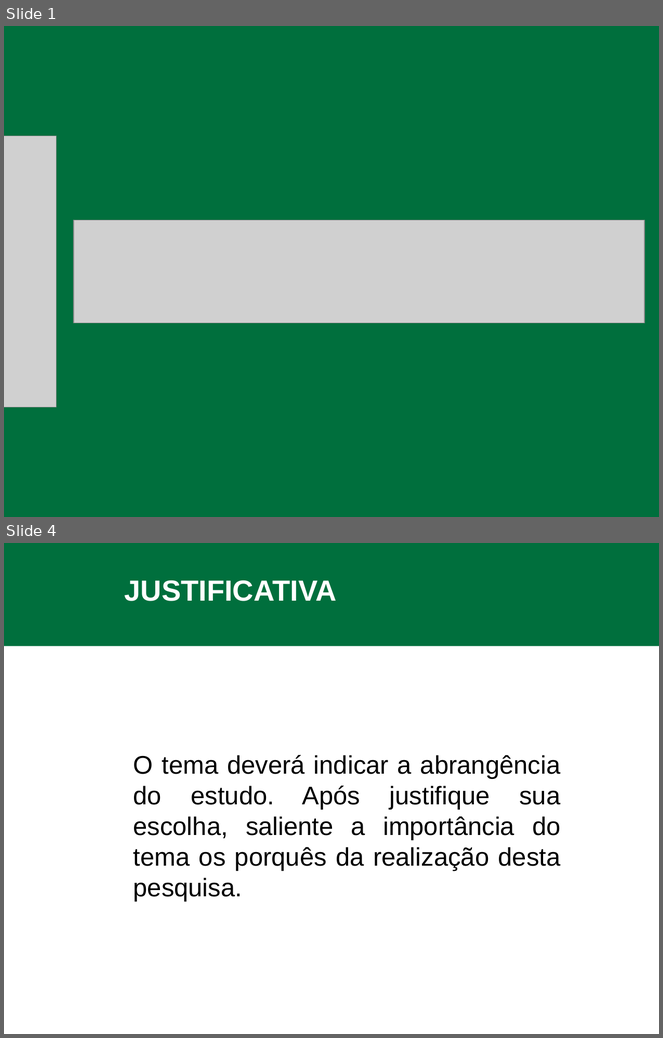
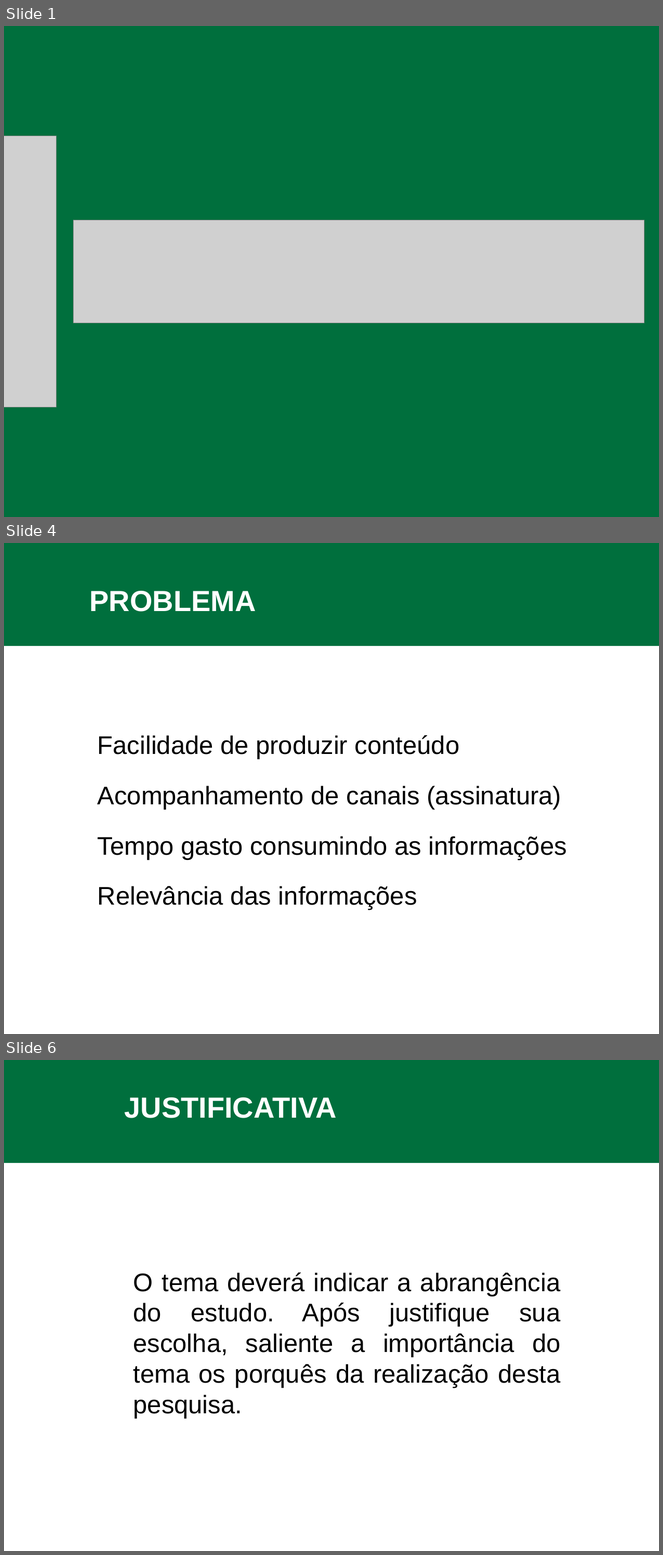
Before and after one commit to feliperuhland/tcc, a slide deck: apresentacao_preprojeto.pptx. Shown one above the other, each under a label of ours: slides 1 and 4 before the commit, slides 1, 4 and 6 after it; the slides between them are not shown. The pictures are 663x1038 and 663x1555 pixels, drawn with LibreOffice and Linux fonts; fonts in the diff are those of the drawing; grey boxes stand for pictures; background and template pictures are left out. Boxes give left, top, right and bottom in pixels: in the first picture for what was removed or moved away, otherwise in the second. Text is boxed around its words. In the diff, an @@ line names an element or a change of style, - is before the commit and + after.

Commit message:
problema

```diff
--- a/apresentacao_preprojeto.pptx
+++ b/apresentacao_preprojeto.pptx
@@ slide 4 added at [4,543,659,1034], background #FFFFFF; not listed: 1 template element that a slide beside it also shows @@
@@ text added at [89,591,256,612], 32 pt, text #FFFFFF, bold @@
+PROBLEMA
@@ text added at [98,735,567,910], 28 pt, text #000000 @@
+Facilidade de produzir conteúdo
+Acompanhamento de canais (assinatura)
+Tempo gasto consumindo as informações
+Relevância das informações
@@ what was slide 4 is now slide 6 @@
```
Also in this commit, not shown: 2 slides changed, 3 other slides added, 2 slides removed.
